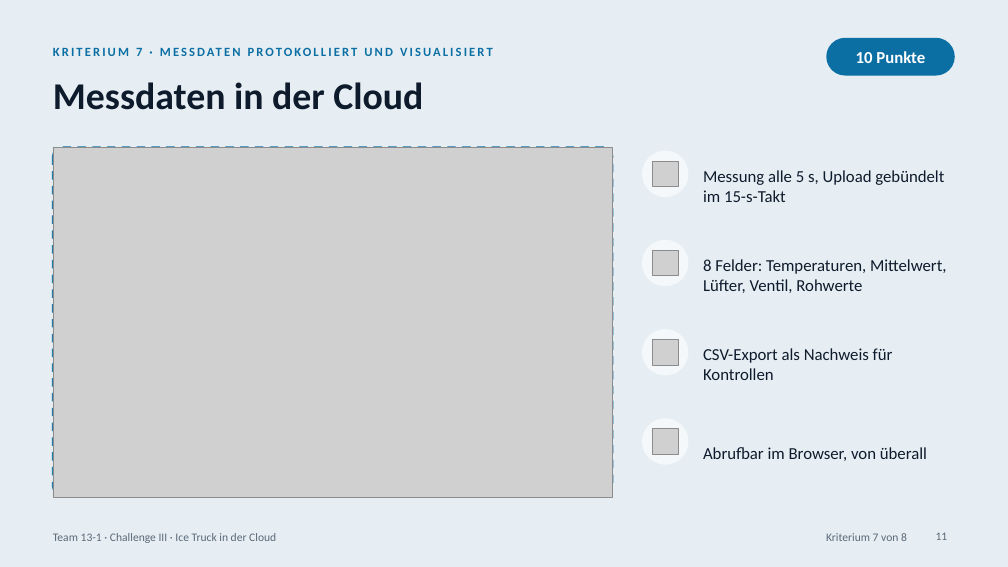
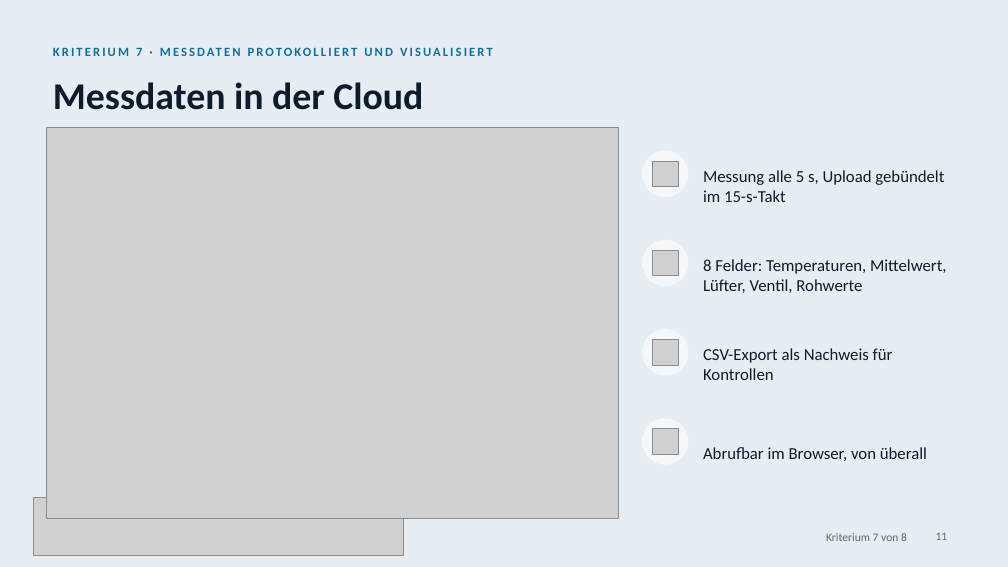
Before and after one commit to 47Felix/RasberryPI-Team-13, a slide deck: slide 11 of Challenge-III-Ice-Truck-Cloud/Praesentation/ice-truck-in-der-cloud.pptx. Drawn at 1008x567 pixels with LibreOffice and Linux fonts; fonts in the diff are those of the drawing; grey boxes stand for pictures. Boxes give left, top, right and bottom in pixels: in the first picture for what was removed or moved away, otherwise in the second. Text is boxed around its words. In the diff, an @@ line names an element or a change of style, - is before the commit and + after.

```diff
--- a/Challenge-III-Ice-Truck-Cloud/Praesentation/ice-truck-in-der-cloud.pptx
+++ b/Challenge-III-Ice-Truck-Cloud/Praesentation/ice-truck-in-der-cloud.pptx
@@ rounded rectangle removed at <box>827,38,955,76</box> @@
-10 Punkte
@@ picture: place and size @@
-picture at <box>53,147,613,498</box>
+picture at <box>46,128,619,519</box>
@@ rounded rectangle removed at <box>53,147,613,495</box> @@
@@ picture added at <box>33,498,403,555</box> @@
@@ text removed at <box>53,533,276,543</box> @@
-Team 13-1 · Challenge III · Ice Truck in der Cloud
```
Also in this commit, not shown: 12 other slides changed.
